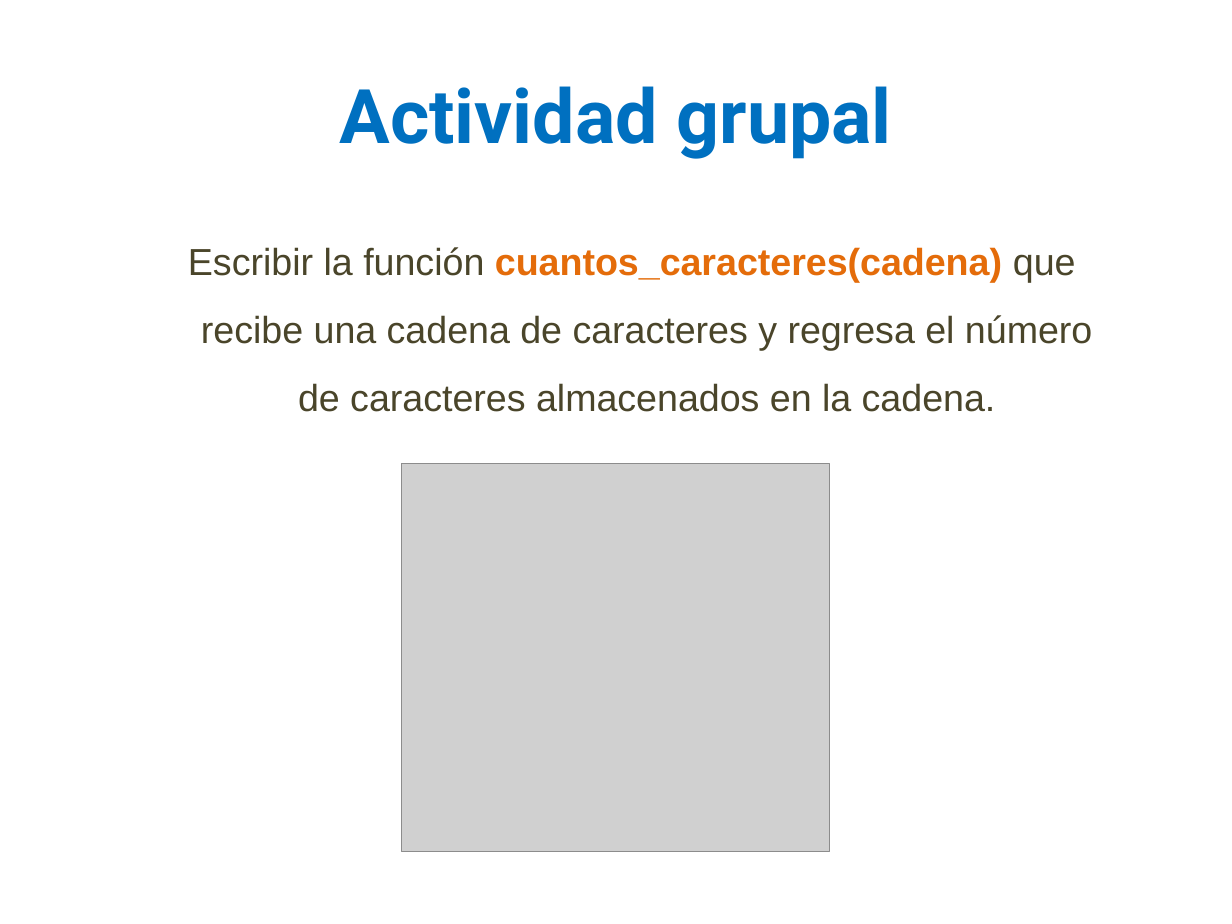
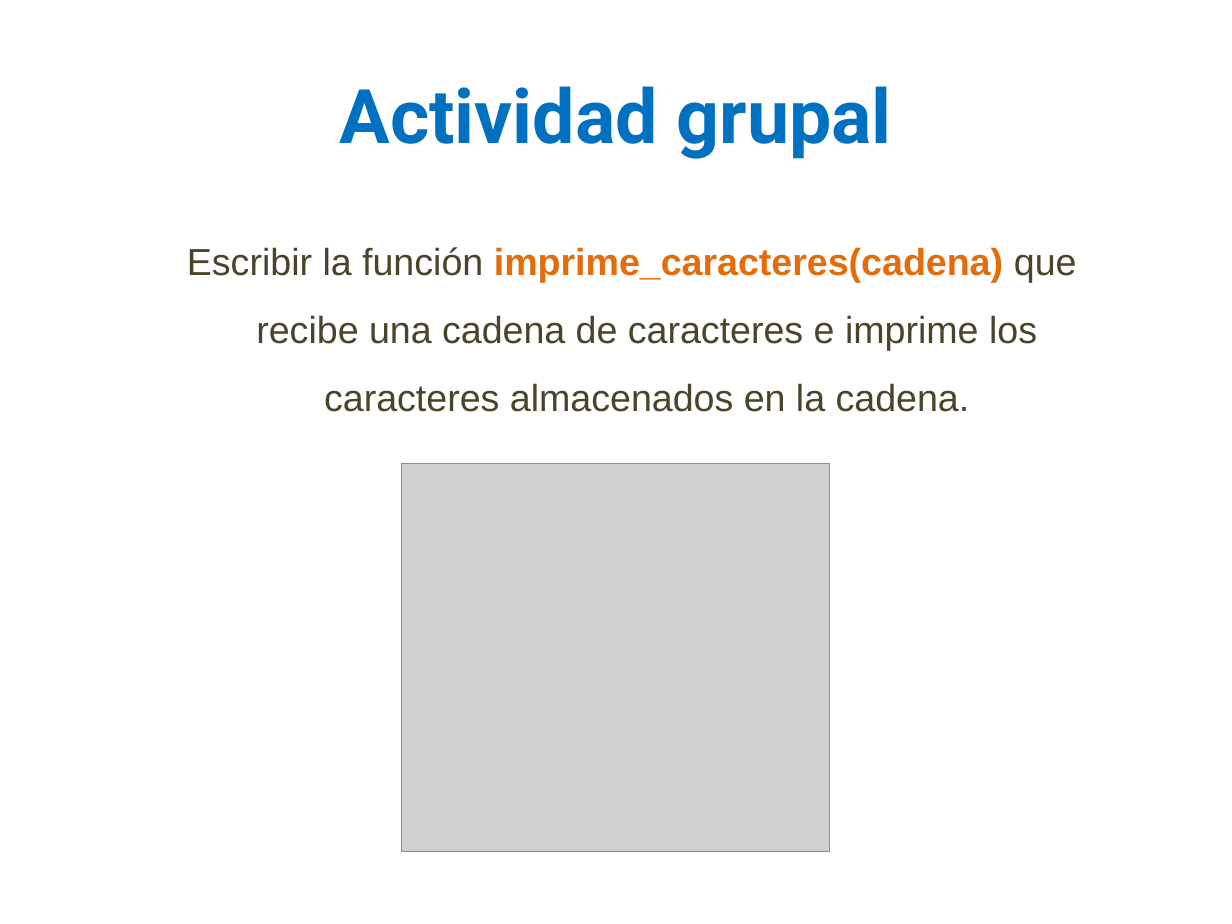
Before and after one commit to lizetheP/PensamientoC, a slide deck: slide 5 of CalendarioAgo20L/presentaciones/11_Strings.pptx. Drawn at 1232x924 pixels with LibreOffice and Linux fonts; fonts in the diff are those of the drawing; grey boxes stand for pictures. Boxes give left, top, right and bottom in pixels: in the first picture for what was removed or moved away, otherwise in the second. Text is boxed around its words. In the diff, an @@ line names an element or a change of style, - is before the commit and + after.

```diff
--- a/CalendarioAgo20L/presentaciones/11_Strings.pptx
+++ b/CalendarioAgo20L/presentaciones/11_Strings.pptx
@@ text at (187, 247, 1077, 412): text changed @@
-Escribir la función cuantos_caracteres(cadena) que recibe una cadena de caracteres y regresa el número de caracteres almacenados en la cadena.
+Escribir la función imprime_caracteres(cadena) que recibe una cadena de caracteres e imprime los caracteres almacenados en la cadena.
```
Also in this commit, not shown: 1 other slide changed, 1 slide removed, 3 other files.
